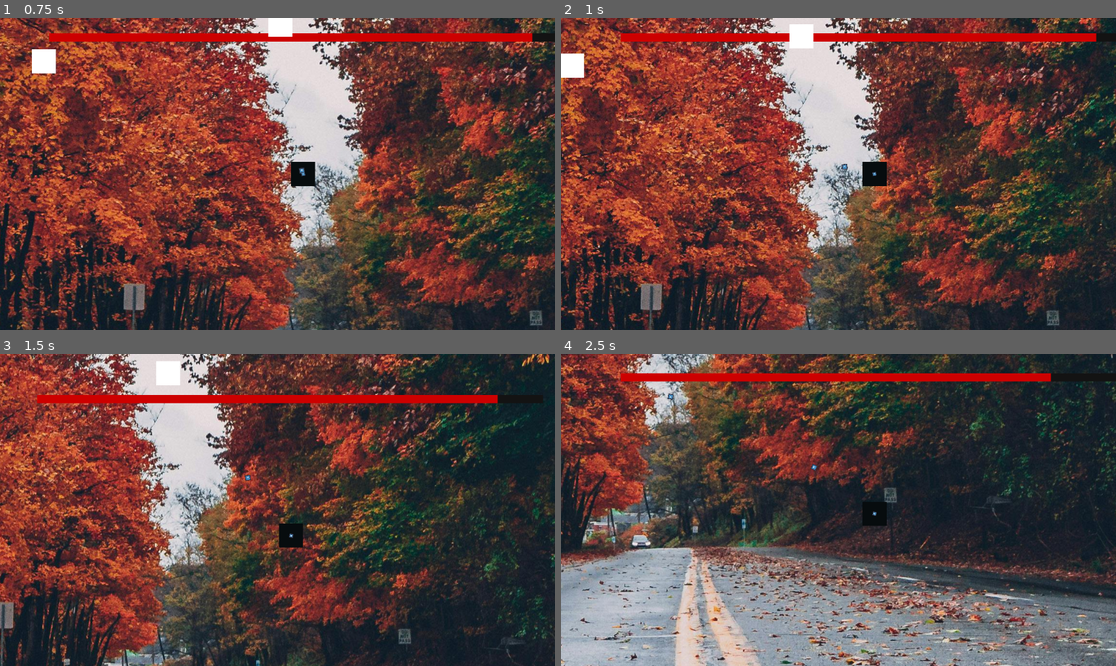
Above: before the commit, frames 1-4 (two rows, left to right).
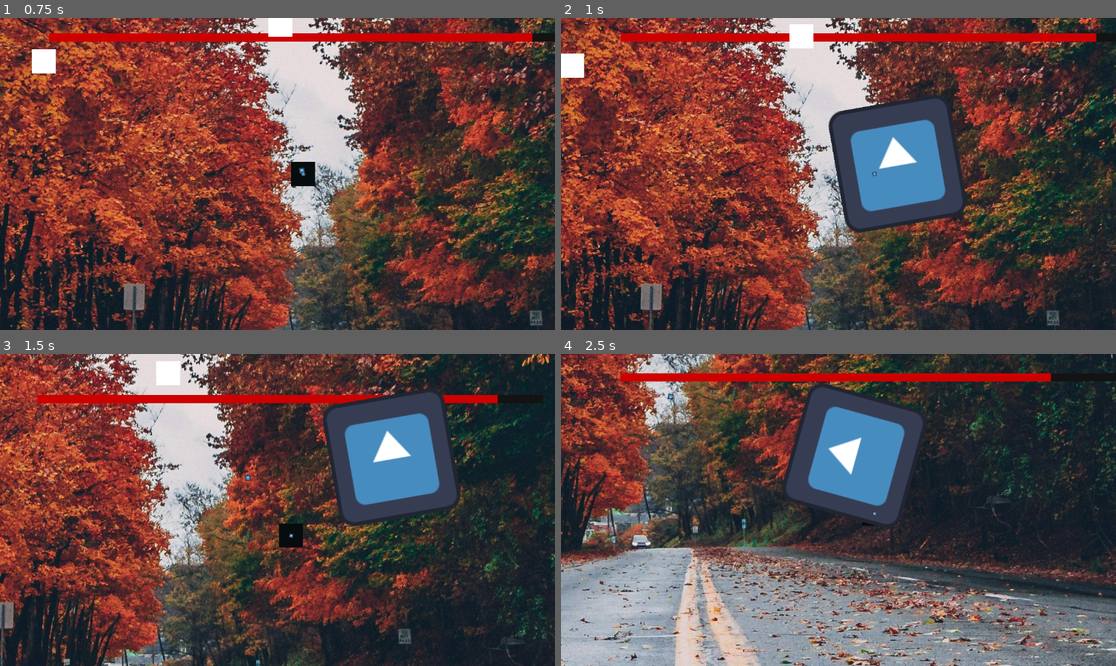
Above: after the commit, the same moments.

Repository: Beverstaart27/mage-game-poc
Game: Godot game, scene res://node_3d.tscn
Two runs of this game, one before a commit and one after it. Both use one fixed random seed, a clock stepped at 60 frames per second and the inputs below. The engine's default icon, where the game draws it, is replaced by a stand-in: a white triangle on a blue panel in a dark square.
Inputs (mouse positions are in pixels of both pictures, inside the frame that each line leads up to):
- Up to frame 1 (0.75 s): move the mouse to (399, 158) at 0.52 s; hold D (right) from 0.53 s (still down); click (399, 158) at 0.6 s
- Up to frame 2 (1 s): keep holding D (right); tap Q (fire_spell_Q, bound only after the commit) at 0.8 s
- Up to frame 3 (1.5 s): move the mouse to (166, 525) at 1.27 s; release D (right) at 1.28 s; hold S (down) from 1.28 s (still down); tap Q (fire_spell_Q, bound only after the commit) at 1.35 s
- Up to frame 4 (2.5 s): click (727, 525) at 1.55 s; move the mouse to (894, 441) at 2.02 s; release S (down) at 2.03 s; hold D (right) from 2.03 s (still down); click (894, 441) at 2.1 s; tap Q (fire_spell_Q, bound only after the commit) at 2.3 s

Frame 1 is identical in both runs. In frame 2, 8.4% of the frame differs, in the area x 48-73%, y 24-69%; in frame 3, 8.2%; in frame 4, 7.9%.

Commit message:
twee spells nu
idk waarom maar in characterAttack blijven _on_spell_1_cooldown_timeout() en _on_spell_2_cooldown_timeout() gecalled worden terwijl de timer niet opnieuw gestart wordt vanuit het script en automatisch starten ook uitstaat

Diff:
--- a/project.godot
+++ b/project.godot
@@ -42,8 +42,17 @@
 "events": [Object(InputEventMouseButton,"resource_local_to_scene":false,"resource_name":"","device":-1,"window_id":0,"a …(253 unchanged characters)…
 ]
 }
-fire_spell={
+fire_spell_LMB={
 "deadzone": 0.5,
 "events": [Object(InputEventMouseButton,"resource_local_to_scene":false,"resource_name":"","device":-1,"window_id":0,"a …(253 unchanged characters)…
 ]
 }
+fire_spell_Q={
+"deadzone": 0.5,
+"events": [Object(InputEventKey,"resource_local_to_scene":false,"resource_name":"","device":-1,"window_id":0,"alt_pressed":false,"shift_pressed":false,"ctrl_pressed":false,"meta_pressed":false,"pressed":false,"keycode":0,"physical_keycode":81,"key_label":0,"unicode":113,"location":0,"echo":false,"script":null)
+]
+}
+fire_spell_E={
+"deadzone": 0.5,
+"events": []
+}
--- a/scenes/character.tscn
+++ b/scenes/character.tscn
@@ -34,6 +34,9 @@
 [node name="spell1Cooldown" type="Timer" parent="spellHand"]
 wait_time = 5.0
 
+[node name="spell2Cooldown" type="Timer" parent="spellHand"]
+wait_time = 5.0
+
 [node name="playerSprite" type="Sprite2D" parent="."]
 modulate = Color(0.027451, 0.0470588, 0.054902, 1)
 scale = Vector2(50, 50)
@@ -66,5 +69,6 @@
 [node name="Node" type="Node" parent="."]
 
 [connection signal="timeout" from="spellHand/spell1Cooldown" to="spellHand" method="_on_spell_1_cooldown_timeout"]
+[connection signal="timeout" from="spellHand/spell2Cooldown" to="spellHand" method="_on_spell_2_cooldown_timeout"]
 [connection signal="area_entered" from="playerBody" to="." method="_on_area_2d_area_entered"]
 [connection signal="body_entered" from="playerBody" to="." method="_on_area_2d_body_entered"]
--- /dev/null
+++ b/scenes/spellScenes/BigSpell.tscn
@@ -0,0 +1,35 @@
+[gd_scene load_steps=4 format=3 uid="uid://b3pbcg7by026d"]
+
+[ext_resource type="Script" path="res://scripts/playerScripts/SpellScripts/BigSpell.gd" id="1_rd3cg"]
+[ext_resource type="Texture2D" uid="uid://dtvniaywjf2ow" path="res://icon.svg" id="2_e873m"]
+
+[sub_resource type="RectangleShape2D" id="RectangleShape2D_y0fhe"]
+size = Vector2(133.333, 133.333)
+
+[node name="Node2D" type="CharacterBody2D" groups=["spells"]]
+script = ExtResource("1_rd3cg")
+
+[node name="SpellSprite" type="Sprite2D" parent="." groups=["spells"]]
+scale = Vector2(2, 2)
+texture = ExtResource("2_e873m")
+
+[node name="idk of deze nodig is" type="CollisionShape2D" parent="."]
+visible = false
+position = Vector2(7.94729e-06, -3.49681e-06)
+scale = Vector2(2, 2)
+shape = SubResource("RectangleShape2D_y0fhe")
+
+[node name="LifeCycle" type="Timer" parent="."]
+wait_time = 3.0
+autostart = true
+
+[node name="EnemyDetection" type="Area2D" parent="." groups=["spells"]]
+collision_mask = 3
+
+[node name="CollisionShape2D" type="CollisionShape2D" parent="EnemyDetection"]
+position = Vector2(7.94729e-06, -3.49681e-06)
+scale = Vector2(1.99146, 2)
+shape = SubResource("RectangleShape2D_y0fhe")
+
+[connection signal="timeout" from="LifeCycle" to="." method="_on_life_cycle_timeout"]
+[connection signal="area_entered" from="EnemyDetection" to="." method="_on_enemy_detection_area_entered"]
--- a/scenes/basic__spell_1.tscn
+++ b/scenes/spellScenes/basic_spell_1.tscn
@@ -1,17 +1,17 @@
 [gd_scene load_steps=4 format=3 uid="uid://bm37cnx7rnko3"]
 
-[ext_resource type="Texture2D" uid="uid://dtvniaywjf2ow" path="res://icon.svg" id="1_0otuc"]
-[ext_resource type="Script" path="res://scripts/BasicSpell.gd" id="1_6h4ps"]
+[ext_resource type="Script" path="res://scripts/playerScripts/SpellScripts/SpammableSpell.gd" id="1_0uajr"]
+[ext_resource type="Texture2D" uid="uid://dtvniaywjf2ow" path="res://icon.svg" id="2_t453h"]
 
 [sub_resource type="RectangleShape2D" id="RectangleShape2D_xbkem"]
 size = Vector2(133.333, 133.333)
 
 [node name="spell" type="CharacterBody2D"]
 scale = Vector2(0.09, 0.09)
-script = ExtResource("1_6h4ps")
+script = ExtResource("1_0uajr")
 
 [node name="Sprite2D" type="Sprite2D" parent="." groups=["spells"]]
-texture = ExtResource("1_0otuc")
+texture = ExtResource("2_t453h")
 
 [node name="CollisionShape2D" type="CollisionShape2D" parent="."]
 position = Vector2(7.94729e-06, -3.49681e-06)
--- a/scripts/enemyHandler.gd
+++ b/scripts/enemyHandler.gd
@@ -5,7 +5,7 @@
 var canSpawn: bool
 var rng: RandomNumberGenerator = RandomNumberGenerator.new()
 
-@onready var enemy1: PackedScene = preload("res://enemy_1.tscn")
+@onready var enemy1: PackedScene = preload("res://scenes/enemy_1.tscn")
 func _ready() -> void:
 	wait_time = TIME_BTWN_SPAWN
 	canSpawn = true
--- a/scripts/playerScripts/CharacterAttack.gd
+++ b/scripts/playerScripts/CharacterAttack.gd
@@ -1,31 +1,52 @@
 extends Node2D
 
-const SPELLSPRITE = preload("res://scenes/basic__spell_1.tscn")
+const SPELLSPRITE1 = preload("res://scenes/spellScenes/basic_spell_1.tscn")
+const SPELLSPRITE2 = preload("res://scenes/spellScenes/BigSpell.tscn")
 @onready var spawnLocation: Marker2D = $SpellSpawnLocation
 
-var onCooldown:bool = false
-var coolDownTime = 0.5
+var onCooldown1:bool = false
+var onCooldown2:bool = false
+var onCooldown3:bool = false
 
-#I pretend this is the block where you set stuff on startup like unity :D
+var cooldownTime1 = 0.5
+var cooldownTime2 = 1
 
 
 func _process(_delta: float) -> void:
 	look_at(get_global_mouse_position())
 
-	if Input.is_action_just_pressed("fire_spell") && !onCooldown:
-		fireSpell()
+	if Input.is_action_just_pressed("fire_spell_LMB") && !onCooldown1:
+		shootSpell(1, cooldownTime1)
+		#print("i say what what")
+
+	if Input.is_action_just_pressed("fire_spell_Q") && !onCooldown2:
+		shootSpell(2, cooldownTime2)
+		#print("in the butt")
 
 
-func fireSpell() -> void:
-	startTimer()
-	var spell_instance = SPELLSPRITE.instantiate()
+func shootSpell(spell: int, cooldown: float) -> void:
+	var spell_instance
+
+	match spell:
+		1:
+			onCooldown1 = true
+			print(cooldown)
+			$spell1Cooldown.start(cooldown)
+			spell_instance = SPELLSPRITE1.instantiate()
+
+		2:
+			onCooldown2 = true
+			$spell2Cooldown.start(cooldown)
+			spell_instance = SPELLSPRITE2.instantiate()
+
 	get_tree().root.add_child(spell_instance)
 	spell_instance.global_position = spawnLocation.global_position
 	spell_instance.rotation = rotation
 
-func startTimer() -> void:
-	onCooldown = true
-	$spell1Cooldown.start(coolDownTime)
+func _on_spell_1_cooldown_timeout() -> void:
+	#print("1")
+	onCooldown1 = false
 
-func _on_spell_1_cooldown_timeout() -> void:
-	onCooldown = false
+func _on_spell_2_cooldown_timeout() -> void:
+	#print("2")
+	onCooldown2 = false
--- a/scripts/BasicSpell.gd
+++ b/scripts/playerScripts/SpellScripts/BigSpell.gd
@@ -1,26 +1,29 @@
-extends Node2D
+extends DamageSpell
 
+const SPELL_DAMAGE: int = 15
 var pos:Vector2
 var rot: float
 var dir: float
-var spellSpeed: float = 40
+var spellSpeed: float = 10
 
 # Called when the node enters the scene tree for the first time.
 func _ready() -> void:
 	global_position = pos
 	global_rotation = rot
+	damage = SPELL_DAMAGE
+	cooldown = 10
 
 # Called every frame. 'delta' is the elapsed time since the previous frame.
 func _process(_delta: float) -> void:
 	position += transform.x * spellSpeed
 
-
 func _on_life_cycle_timeout() -> void:
 	queue_free()
 
 
-func _on_area_2d_area_entered(area: Area2D) -> void:
+func _on_enemy_detection_area_entered(area: Area2D) -> void:
+	print("yupyup")
 	if area.is_in_group("enemy"):
 		var enemyHit: Node = area.owner
-		enemyHit.lowerHealth(3)
+		enemyHit.lowerHealth(damage)
 		queue_free()
--- /dev/null
+++ b/scripts/playerScripts/SpellScripts/DamageSpell.gd
@@ -0,0 +1,5 @@
+extends Spell
+
+class_name DamageSpell
+
+var damage: int
--- /dev/null
+++ b/scripts/playerScripts/SpellScripts/SpammableSpell.gd
@@ -0,0 +1,29 @@
+extends DamageSpell
+
+const SPELL_DAMAGE: int = 3
+var pos:Vector2
+var rot: float
+var dir: float
+var spellSpeed: float = 40
+
+# Called when the node enters the scene tree for the first time.
+func _ready() -> void:
+	global_position = pos
+	global_rotation = rot
+	damage = SPELL_DAMAGE
+	cooldown = 1
+
+# Called every frame. 'delta' is the elapsed time since the previous frame.
+func _process(_delta: float) -> void:
+	position += transform.x * spellSpeed
+
+
+func _on_life_cycle_timeout() -> void:
+	queue_free()
+
+
+func _on_area_2d_area_entered(area: Area2D) -> void:
+	if area.is_in_group("enemy"):
+		var enemyHit: Node = area.owner
+		enemyHit.lowerHealth(damage)
+		queue_free()
--- /dev/null
+++ b/scripts/playerScripts/SpellScripts/Spell.gd
@@ -0,0 +1,7 @@
+extends Node2D
+
+class_name Spell
+
+var manaCost: int
+var castTime: float
+var cooldown: float
